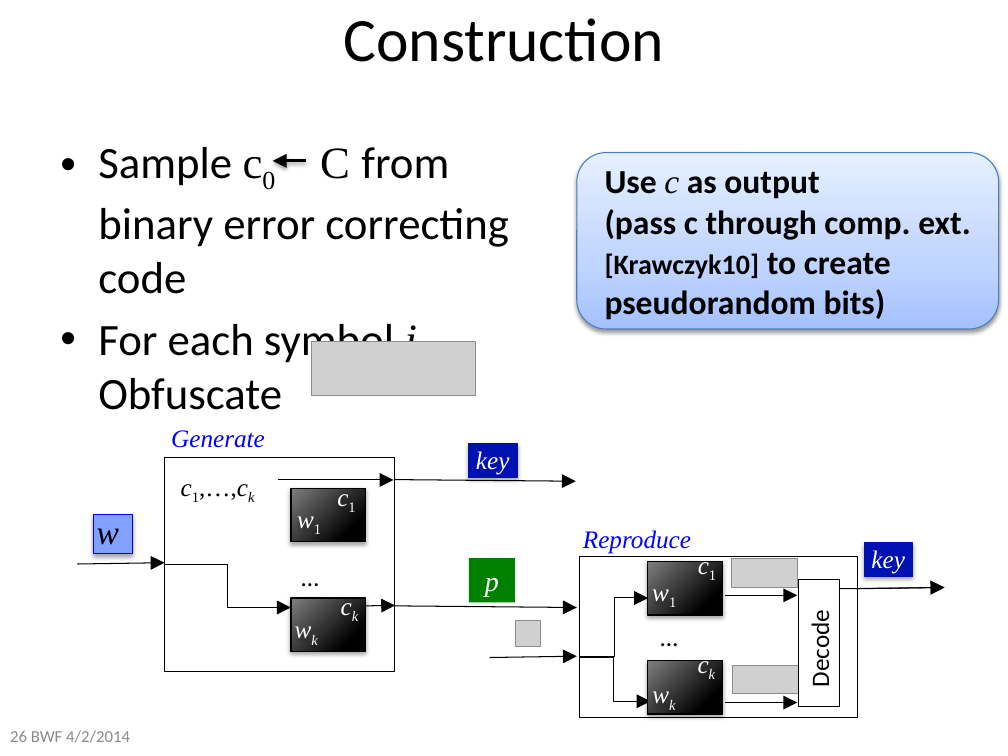
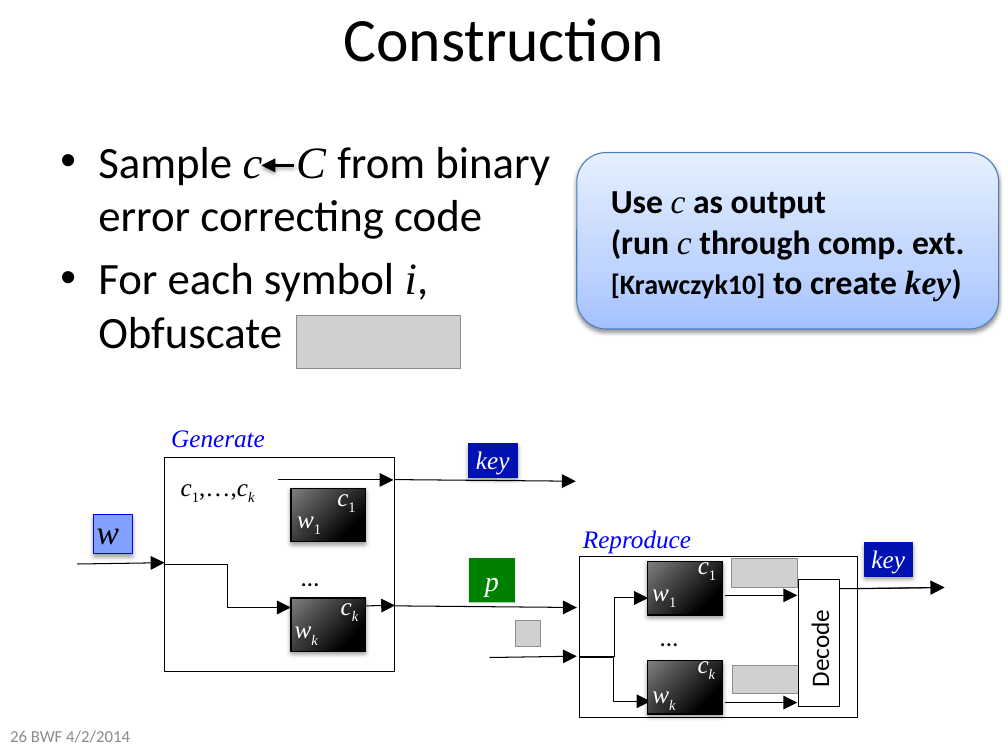
Before and after one commit to xianruimeng/comp-fuzzy-ext, a slide deck: slide 26 of constantRate/KeyDerivationWithNegativeUsable.pptx. Drawn at 1008x756 pixels with LibreOffice and Linux fonts; fonts in the diff are those of the drawing; grey boxes stand for pictures. Boxes give left, top, right and bottom in pixels: in the first picture for what was removed or moved away, otherwise in the second. Text is boxed around its words. In the diff, an @@ line names an element or a change of style, - is before the commit and + after.

```diff
--- a/constantRate/KeyDerivationWithNegativeUsable.pptx
+++ b/constantRate/KeyDerivationWithNegativeUsable.pptx
@@ text at [98,147,550,239]: text changed @@
-• Sample c0 C from binary error correcting code
+• Sample c C from binary error correcting code
@@ arrow moved from (305, 161) - (272, 161) to (294, 165) - (261, 165) @@
@@ text in rounded rectangle at [611,229,964,301]: text changed @@
-(pass c through comp. ext. [Krawczyk10] to create pseudorandom bits)
+(run c through comp. ext. [Krawczyk10] to create key)
@@ picture: place and size @@
-picture at [312,342,476,395]
+picture at [296,316,460,369]
```
Also in this commit, not shown: 24 other slides changed, 7 slides added, 1 slide removed.
